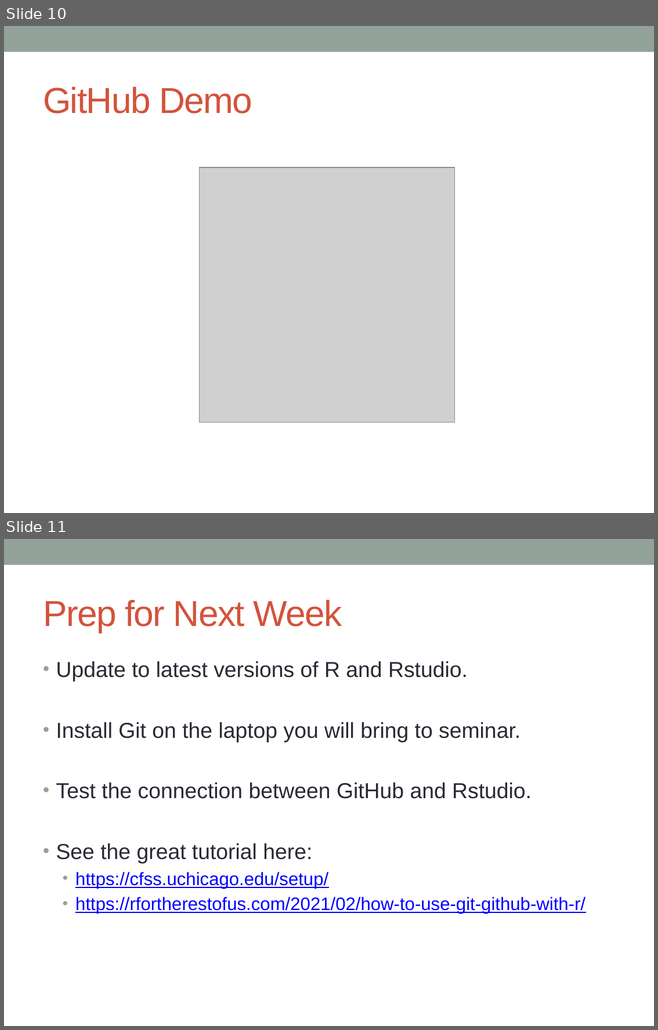
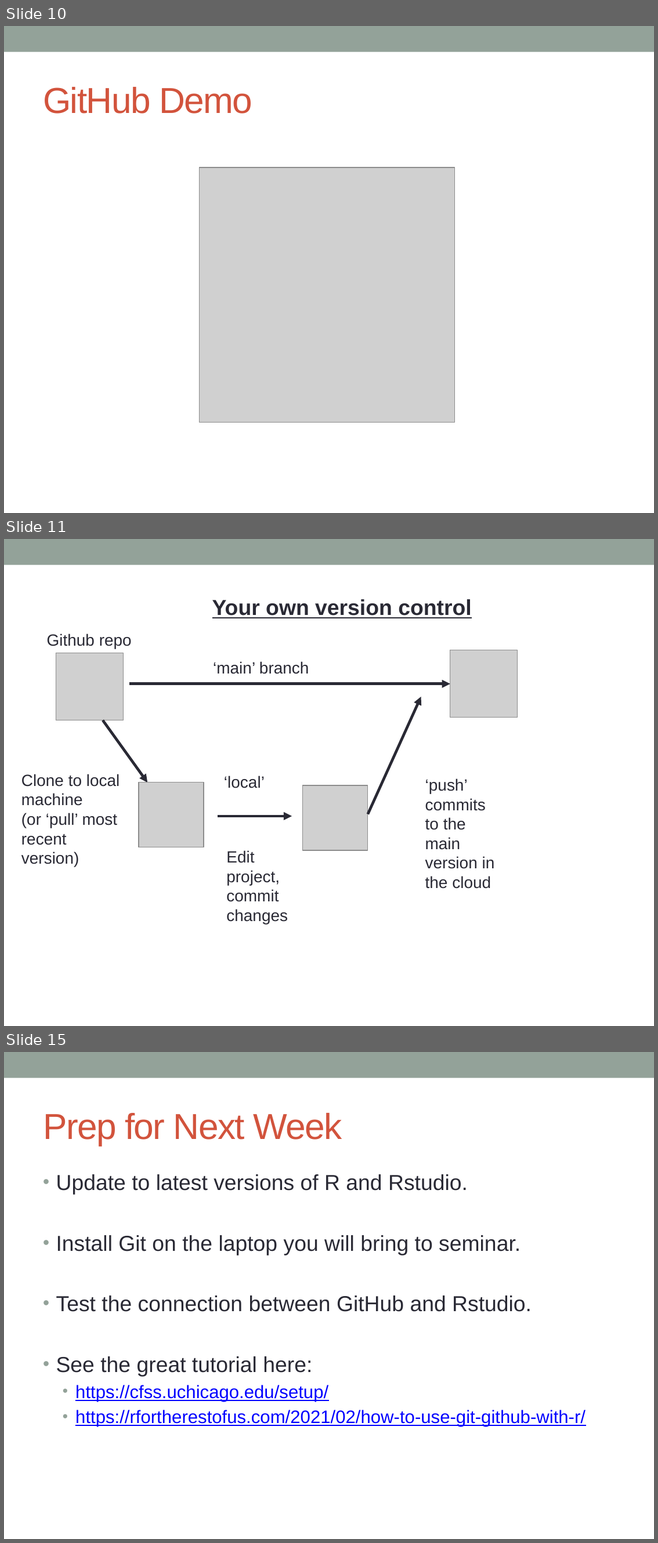
Before and after one commit to patrickagreen/Wk1_Intro_RSeminar_W2022, a slide deck: Week1_Introduction.pptx. Shown one above the other, each under a label of ours: slides 10 and 11 before the commit, slides 10, 11 and 15 after it; the slides between them are not shown. The pictures are 658x1030 and 658x1543 pixels, drawn with LibreOffice and Linux fonts; fonts in the diff are those of the drawing; grey boxes stand for pictures. Boxes give left, top, right and bottom in pixels: in the first picture for what was removed or moved away, otherwise in the second. Text is boxed around its words. In the diff, an @@ line names an element or a change of style, - is before the commit and + after.

```diff
--- a/Week1_Introduction.pptx
+++ b/Week1_Introduction.pptx
@@ slide 11 added at (4,539,654,1026), background #FFFFFF; not listed: 1 template element that a slide beside it also shows @@
@@ text added at (212,599,471,618), 24 pt, text #292934, bold, underline @@
+Your own version control
@@ text added at (47,634,132,649), 18 pt, text #292934 @@
+Github repo
@@ picture added at (56,653,123,720) @@
@@ picture added at (449,650,517,718) @@
@@ text added at (213,661,309,674), 18 pt, text #292934 @@
+‘main’ branch
@@ arrow added from (129, 684) to (449, 684), #292934 3 pt @@
@@ arrow added from (368, 815) to (421, 697), #292934 3 pt @@
@@ arrow added from (103, 720) to (148, 783), #292934 3 pt @@
@@ text added at (21,774,120,867), 18 pt, text #292934 @@
+Clone to local machine
+(or ‘pull’ most recent version)
@@ text added at (224,776,264,788), 18 pt, text #292934 @@
+‘local’
@@ text added at (425,779,495,889), 18 pt, text #292934 @@
+‘push’ commits to the main version in the cloud
@@ picture added at (139,783,204,848) @@
@@ picture added at (303,786,368,851) @@
@@ arrow added from (217, 816) to (292, 816), #292934 3 pt @@
@@ text added at (226,850,288,924), 18 pt, text #292934 @@
+Edit project, commit changes
@@ what was slide 11 is now slide 15 @@
```
Also in this commit, not shown: 1 slide changed, 3 other slides added.
